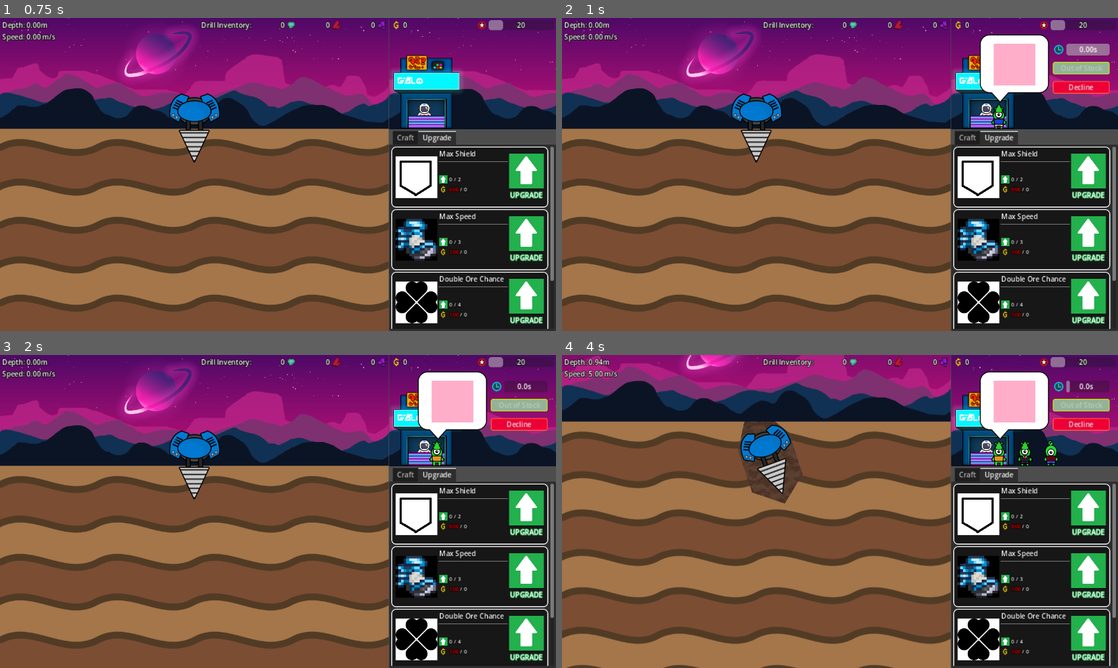
Above: before the commit, frames 1-4 (two rows, left to right).
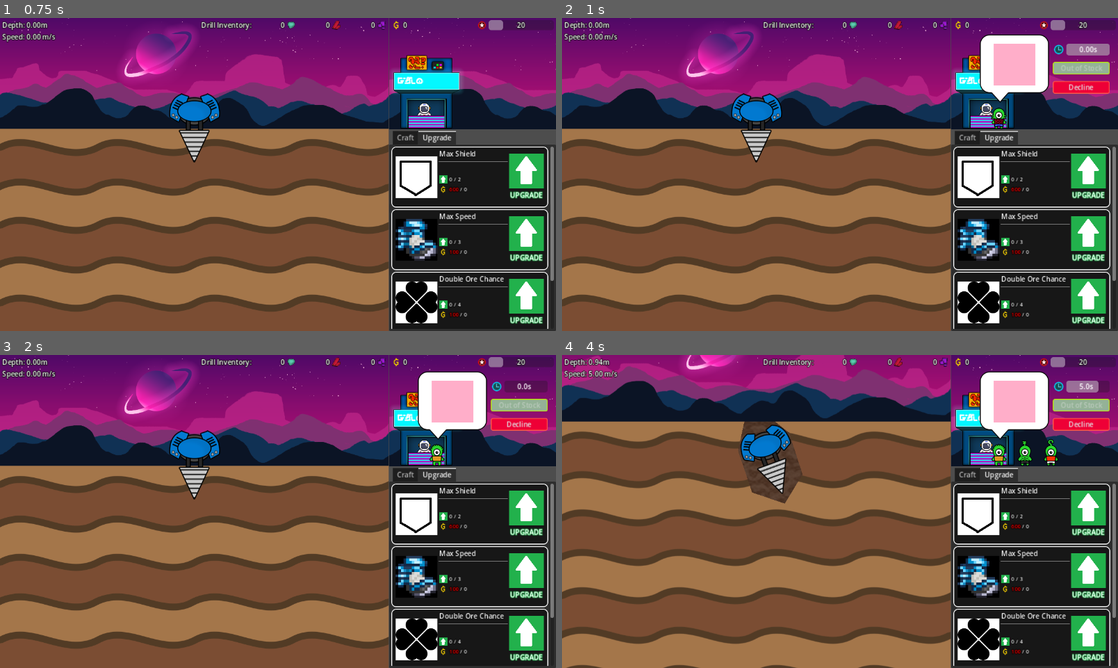
Above: after the commit, the same moments.

Repository: aNotSoCleverName/mechanicore
Game: Godot game, scene res://Main.tscn
The game is run twice, just before and just after one commit, with the same random seed, the same clock (stepped at 60 frames per second) and the same inputs.
Inputs:
- Up to frame 1 (0.75 s): click "Continue" at 0.5 s
- Up to frame 2 (1 s): no input
- Up to frame 3 (2 s): click "Decline" at 1.25 s
- Up to frame 4 (4 s): click "Continue" at 2 s; tap Enter (ui_accept) at 2.75, 3.02, 3.77 s; hold Right (ui_right) 2.78-3.53 s; tap R at 2.85, 3.6 s; hold Down (ui_down) from 3.53 s (still down)

Frame 1 is identical in both runs. In frame 2, 0.1% of the frame differs, in the area x 77-80%, y 27-36%; in frame 3, less than 0.1%; in frame 4, 0.4%, in the area x 77-97%, y 8-36%.

Commit message:
Renamed AlienNode to Alien

Diff:
--- a/Base/Shop/Alien/Alien Node.tscn
+++ /dev/null
@@ -1,17 +0,0 @@
-[gd_scene load_steps=4 format=3 uid="uid://by8u3wjwdvf01"]
-
-[ext_resource type="Script" path="res://Base/Shop/Alien/Alien Node.gd" id="1_741ku"]
-[ext_resource type="Texture2D" uid="uid://ba16is6f3e6ua" path="res://Base/Shop/Alien/Sprite/Body/Body1.png" id="2_lb2gl"]
-[ext_resource type="Texture2D" uid="uid://deo8y8c744od6" path="res://Base/Shop/Alien/Sprite/Clothes/Clothes1.png" id="3_bsi5l"]
-
-[node name="Alien Node" type="Node2D"]
-script = ExtResource("1_741ku")
-
-[node name="Alien" type="Sprite2D" parent="."]
-position = Vector2(0, -32)
-texture = ExtResource("2_lb2gl")
-
-[node name="Clothes" type="Sprite2D" parent="Alien"]
-texture = ExtResource("3_bsi5l")
-
-[connection signal="tree_entered" from="." to="." method="_on_tree_entered"]
--- a/Base/Shop/Alien/Alien Node.gd
+++ b/Base/Shop/Alien/Alien.gd
@@ -1,8 +1,8 @@
 extends Node2D
-class_name AlienNode;
+class_name Alien;
 
 # Key = Body sprite path, value = wait time
-static var aliens: Dictionary = {
+static var waitTimeBasedOnBodySprite: Dictionary = {
 	"res://Base/Shop/Alien/Sprite/Body/Body1.png": 10,
 	"res://Base/Shop/Alien/Sprite/Body/Body2.png": 12,
 	"res://Base/Shop/Alien/Sprite/Body/Body3.png": 7,
@@ -36,18 +36,18 @@
 		inArray.append(resource);
 
 func _on_tree_entered():
-	AlienNode._InitArray(AlienNode.clothesSprites, AlienNode.DIR_PATH_CLOTHES_SPRITE, ".png");
-	AlienNode._InitArray(AlienNode.craftItems, AlienNode.DIR_PATH_CRAFT_ITEM_RESOURCE, ".tres");
+	Alien._InitArray(Alien.clothesSprites, Alien.DIR_PATH_CLOTHES_SPRITE, ".png");
+	Alien._InitArray(Alien.craftItems, Alien.DIR_PATH_CRAFT_ITEM_RESOURCE, ".tres");
 
-	if (AlienNode.bodySprites.size() == 0):
-		AlienNode.aliens.keys().map(
+	if (Alien.bodySprites.size() == 0):
+		Alien.waitTimeBasedOnBodySprite.keys().map(
 			func (inBodySpritePath: String):
-				AlienNode.bodySprites.append(load(inBodySpritePath) as Texture2D);
+				Alien.bodySprites.append(load(inBodySpritePath) as Texture2D);
 		)
 
-	var bodySprite: Texture2D = AlienNode.bodySprites[randi_range(0, AlienNode.bodySprites.size() - 1)];
-	$Alien.texture = bodySprite;
-	self.waitTime = self.aliens[bodySprite.resource_path];
+	var bodySprite: Texture2D = Alien.bodySprites[randi_range(0, Alien.bodySprites.size() - 1)];
+	$Body.texture = bodySprite;
+	self.waitTime = Alien.waitTimeBasedOnBodySprite[bodySprite.resource_path];
 
-	$Alien/Clothes.texture = AlienNode.clothesSprites[randi_range(0, AlienNode.clothesSprites.size() - 1)];
-	self.orderedItem = AlienNode.craftItems[randi_range(0, AlienNode.craftItems.size() - 1)];
+	$Body/Clothes.texture = Alien.clothesSprites[randi_range(0, Alien.clothesSprites.size() - 1)];
+	self.orderedItem = Alien.craftItems[randi_range(0, Alien.craftItems.size() - 1)];
--- /dev/null
+++ b/Base/Shop/Alien/Alien.tscn
@@ -0,0 +1,17 @@
+[gd_scene load_steps=4 format=3 uid="uid://by8u3wjwdvf01"]
+
+[ext_resource type="Script" path="res://Base/Shop/Alien/Alien.gd" id="1_176wq"]
+[ext_resource type="Texture2D" uid="uid://ba16is6f3e6ua" path="res://Base/Shop/Alien/Sprite/Body/Body1.png" id="2_ajbgi"]
+[ext_resource type="Texture2D" uid="uid://deo8y8c744od6" path="res://Base/Shop/Alien/Sprite/Clothes/Clothes1.png" id="3_tyr6e"]
+
+[node name="Alien" type="Node2D"]
+script = ExtResource("1_176wq")
+
+[node name="Body" type="Sprite2D" parent="."]
+position = Vector2(0, -32)
+texture = ExtResource("2_ajbgi")
+
+[node name="Clothes" type="Sprite2D" parent="Body"]
+texture = ExtResource("3_tyr6e")
+
+[connection signal="tree_entered" from="." to="." method="_on_tree_entered"]
--- a/Base/Shop/Alien/Sell Button.gd
+++ b/Base/Shop/Alien/Sell Button.gd
@@ -1,7 +1,7 @@
 extends Button
 
 @onready var _base: Base = self.find_parent("Base");
-var _alienNode: AlienNode;
+var _alien: Alien;
 
 func _Disable(inIsDisabled: bool) -> void:
 	self.disabled = inIsDisabled;
@@ -14,19 +14,18 @@
 
 func _ready() -> void:
 	SignalBus_Base.shop_make_order.connect(
-		func (inAlienNode: AlienNode):
-			self._alienNode = inAlienNode;
+		func (inAlien: Alien):
+			self._alien = inAlien;
 
-			self._Disable(self._base.craftItems[self._alienNode.orderedItem] == 0);
-
+			self._Disable(self._base.craftItems[self._alien.orderedItem] == 0);
 	)
 
 	SignalBus_Base.craft_finished.connect(
 		func (inCraftItem: CraftItem) -> void:
-			if (inCraftItem == self._alienNode.orderedItem):
+			if (inCraftItem == self._alien.orderedItem):
 				self._Disable(false);
 	)
 
 func _on_pressed():
-	SignalBus_Base.shop_sell.emit(self._alienNode.orderedItem);
+	SignalBus_Base.shop_sell.emit(self._alien.orderedItem);
 	SignalBus_Base.shop_customer_leave.emit();
--- a/Base/Shop/Alien/Time Bar.gd
+++ b/Base/Shop/Alien/Time Bar.gd
@@ -17,6 +17,6 @@
 	)
 
 	SignalBus_Base.shop_make_order.connect(
-		func (_inAlienNode: AlienNode):
+		func (_inAlien: Alien):
 			self._tickTimer.start();
 	)
--- a/Base/Shop/Order.gd
+++ b/Base/Shop/Order.gd
@@ -16,10 +16,10 @@
 	)
 
 	SignalBus_Base.shop_make_order.connect(
-		func (inAlienNode: AlienNode):
+		func (inAlien: Alien):
 			self.visible = true;
-			$Bubble/Item.texture = inAlienNode.orderedItem.image;
-			timer.start(inAlienNode.waitTime);
+			$Bubble/Item.texture = inAlien.orderedItem.image;
+			timer.start(inAlien.waitTime);
 	)
 
 	SignalBus_Base.shop_queue_empty.connect(
--- a/Base/Shop/Queue.gd
+++ b/Base/Shop/Queue.gd
@@ -3,9 +3,9 @@
 
 const MAX_QUEUE: int = 5;
 
-var _alienPool: Array[AlienNode] = [];
-var alienQueues: Array[AlienNode] = [];
-var firstInQueue: AlienNode;
+var _alienPool: Array[Alien] = [];
+var alienQueues: Array[Alien] = [];
+var firstInQueue: Alien;
 
 @onready var _spawnTimer: Timer = $Timer;
 
@@ -27,11 +27,11 @@
 		func ():
 			self._ResetSpawnTimer();
 
-			var alienNode: AlienNode = self._alienPool.pop_back();
-			if (alienNode == null):
-				alienNode = preload("res://Base/Shop/Alien/Alien Node.tscn").instantiate();
-			self.alienQueues.append(alienNode);
-			self.add_child(alienNode);
+			var alien: Alien = self._alienPool.pop_back();
+			if (alien == null):
+				alien = preload("res://Base/Shop/Alien/Alien.tscn").instantiate();
+			self.alienQueues.append(alien);
+			self.add_child(alien);
 	)
 	self._spawnTimer.start();
 
@@ -64,5 +64,5 @@
 		SignalBus_Base.shop_make_order.emit(self.firstInQueue);
 
 	for i: int in self.alienQueues.size():
-		var alienNode: AlienNode = self.alienQueues[i];
-		alienNode.position.x = 0 + self.DISTANCE_BETWEEN_CUSTOMERS * i;
+		var alien: Alien = self.alienQueues[i];
+		alien.position.x = 0 + self.DISTANCE_BETWEEN_CUSTOMERS * i;
--- a/Global Script/Signal Bus - Base.gd
+++ b/Global Script/Signal Bus - Base.gd
@@ -13,7 +13,7 @@
 signal update_inventory_money(inMoney: int);
 
 @warning_ignore("unused_signal")
-signal shop_make_order(inAlienNode: AlienNode);
+signal shop_make_order(inAlien: Alien);
 @warning_ignore("unused_signal")
 signal shop_customer_leave();
 @warning_ignore("unused_signal")
